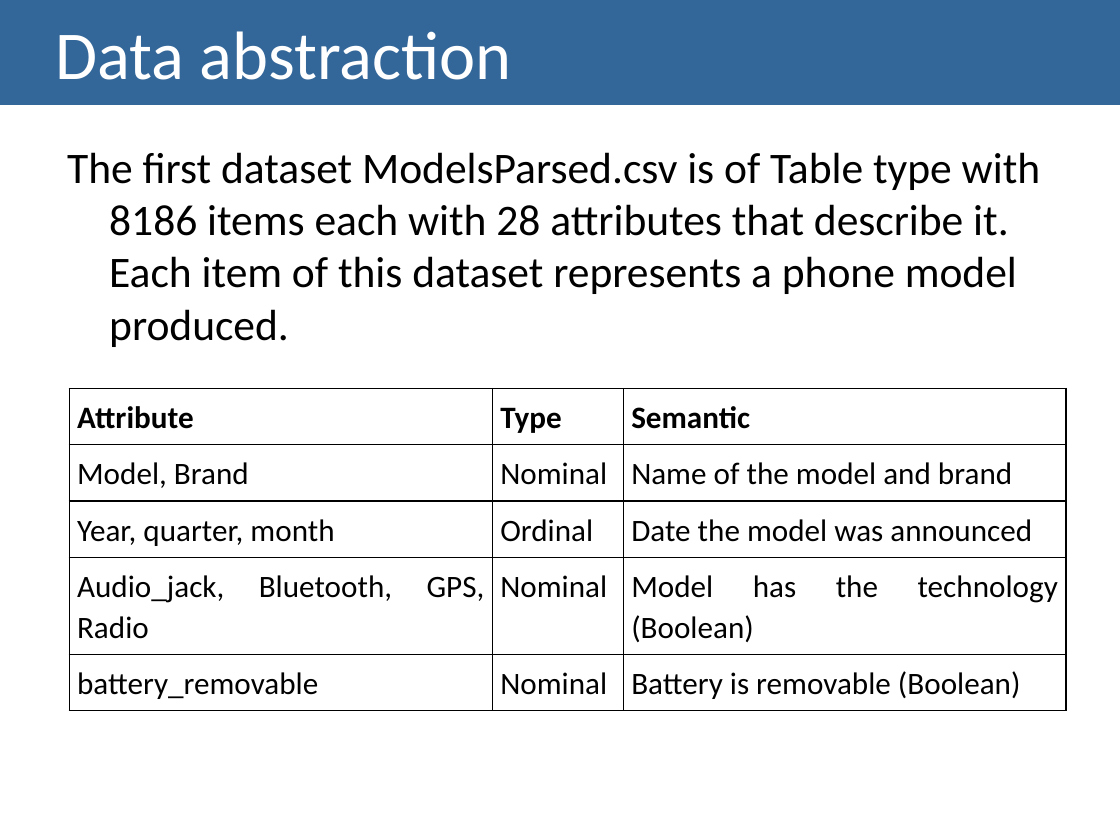
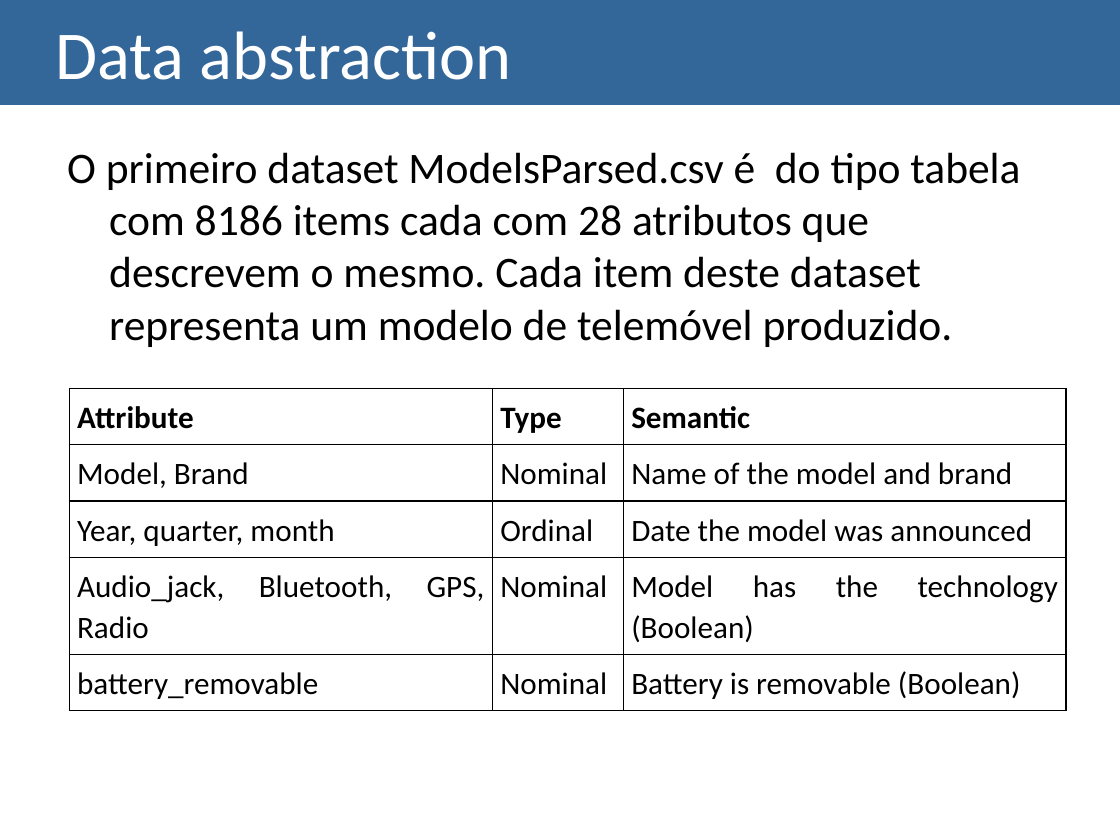
Before and after one commit to isabelSoares/IV-2021, a slide deck: slide 11 of Checkpoints Outline/Checkpoint 2/Checkpoint 2 - G16.pptx. Drawn at 1120x840 pixels with LibreOffice and Linux fonts; fonts in the diff are those of the drawing. Boxes give left, top, right and bottom in pixels: in the first picture for what was removed or moved away, otherwise in the second. Text is boxed around its words. In the diff, an @@ line names an element or a change of style, - is before the commit and + after.

```diff
--- a/Checkpoints Outline/Checkpoint 2/Checkpoint 2 - G16.pptx
+++ b/Checkpoints Outline/Checkpoint 2/Checkpoint 2 - G16.pptx
@@ text at bbox=[67, 152, 1020, 347]: text changed @@
-The first dataset ModelsParsed.csv is of Table type with 8186 items each with 28 attributes that describe it. Each item of this dataset represents a phone model produced.
+O primeiro dataset ModelsParsed.csv é do tipo tabela com 8186 items cada com 28 atributos que descrevem o mesmo. Cada item deste dataset representa um modelo de telemóvel produzido.
```
Also in this commit, not shown: 2 other slides changed.
